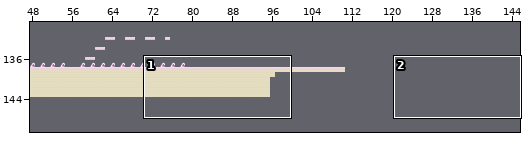
Tiled map -- tilemap/chase game level 5.tmx. The picture above shows the old version from afar; the outline marks the close-up.
Close-up. Before the commit:
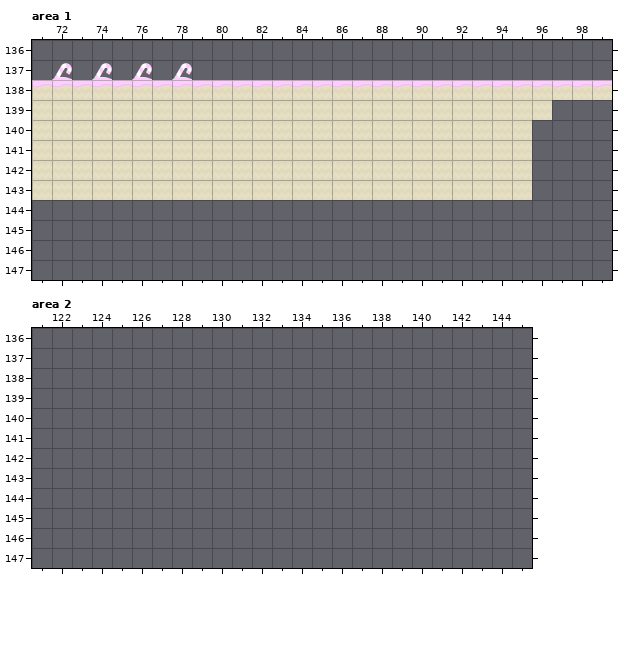
Cells are 70x70 px. Shown: area 1 x 71..99, y 136..147; area 2 x 121..145, y 136..147. The commit also changed other parts of the map, which this record leaves out. Tiles whose own drawing changed are shown in their newer look in all pictures.
And afterwards:
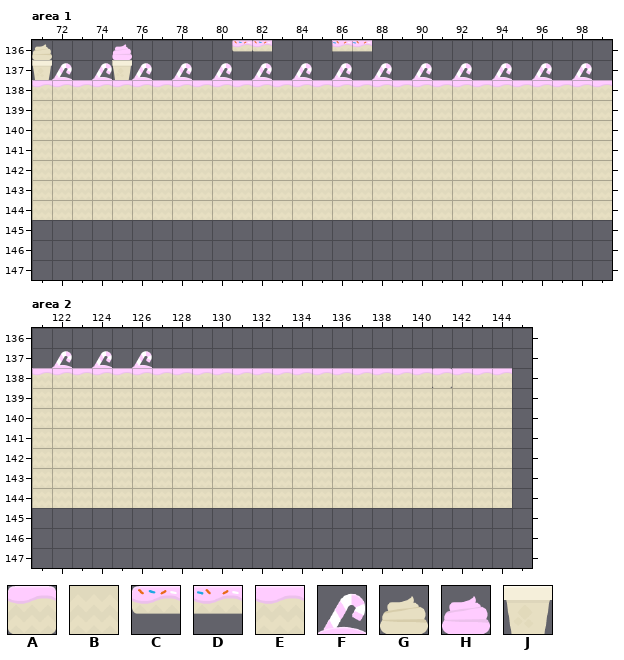
Key: from "world": A 87 "cake", B 88 "cakeCenter", C 96 "cakeHalfAltLeft", D 97 "cakeHalfAltMid", E 107 "cakeMid", F 111 "canePinkSmall", G 139 "creamMocca", H 140 "creamPink", J 142 "cupCake".
_ is an empty cell.
Difference:
{"where": "layer \"Tilelaag 1\", area 1"}
{"y":136,"x":71,"old":"_","new":"G"}
{"y":136,"x":75,"old":"_","new":"H"}
{"y":136,"x":81,"old":"__","new":"CC"}
{"y":136,"x":86,"old":"__","new":"DD"}
{"y":137,"x":71,"old":"_","new":"J"}
{"y":137,"x":75,"old":"_","new":"J"}
{"y":137,"x":80,"old":"_","new":"F"}
{"y":137,"x":82,"old":"_","new":"F"}
{"y":137,"x":84,"old":"_","new":"F"}
{"y":137,"x":86,"old":"_","new":"F"}
{"y":137,"x":88,"old":"_","new":"F"}
{"y":137,"x":90,"old":"_","new":"F"}
{"y":137,"x":92,"old":"_","new":"F"}
{"y":137,"x":94,"old":"_","new":"F"}
{"y":137,"x":96,"old":"_","new":"F"}
{"y":137,"x":98,"old":"_","new":"F"}
{"y":139,"x":97,"old":"___","new":"BBB"}
{"y":140,"x":96,"old":"____","new":"BBBB"}
{"y":141,"x":96,"old":"____","new":"BBBB"}
{"y":142,"x":96,"old":"____","new":"BBBB"}
{"y":143,"x":96,"old":"____","new":"BBBB"}
{"y":144,"x":71,"old":"_____________________________","new":"BBBBBBBBBBBBBBBBBBBBBBBBBBBBB"}
{"where": "layer \"Tilelaag 1\", area 2"}
{"y":137,"x":122,"old":"_","new":"F"}
{"y":137,"x":124,"old":"_","new":"F"}
{"y":137,"x":126,"old":"_","new":"F"}
{"y":138,"x":121,"old":"________________________","new":"EEEEEEEEEEEEEEEEEEEEAEEE"}
{"y":139,"x":121,"old":"________________________","new":"BBBBBBBBBBBBBBBBBBBBBBBB"}
{"y":140,"x":121,"old":"________________________","new":"BBBBBBBBBBBBBBBBBBBBBBBB"}
{"y":141,"x":121,"old":"________________________","new":"BBBBBBBBBBBBBBBBBBBBBBBB"}
{"y":142,"x":121,"old":"________________________","new":"BBBBBBBBBBBBBBBBBBBBBBBB"}
{"y":143,"x":121,"old":"________________________","new":"BBBBBBBBBBBBBBBBBBBBBBBB"}
{"y":144,"x":121,"old":"________________________","new":"BBBBBBBBBBBBBBBBBBBBBBBB"}
